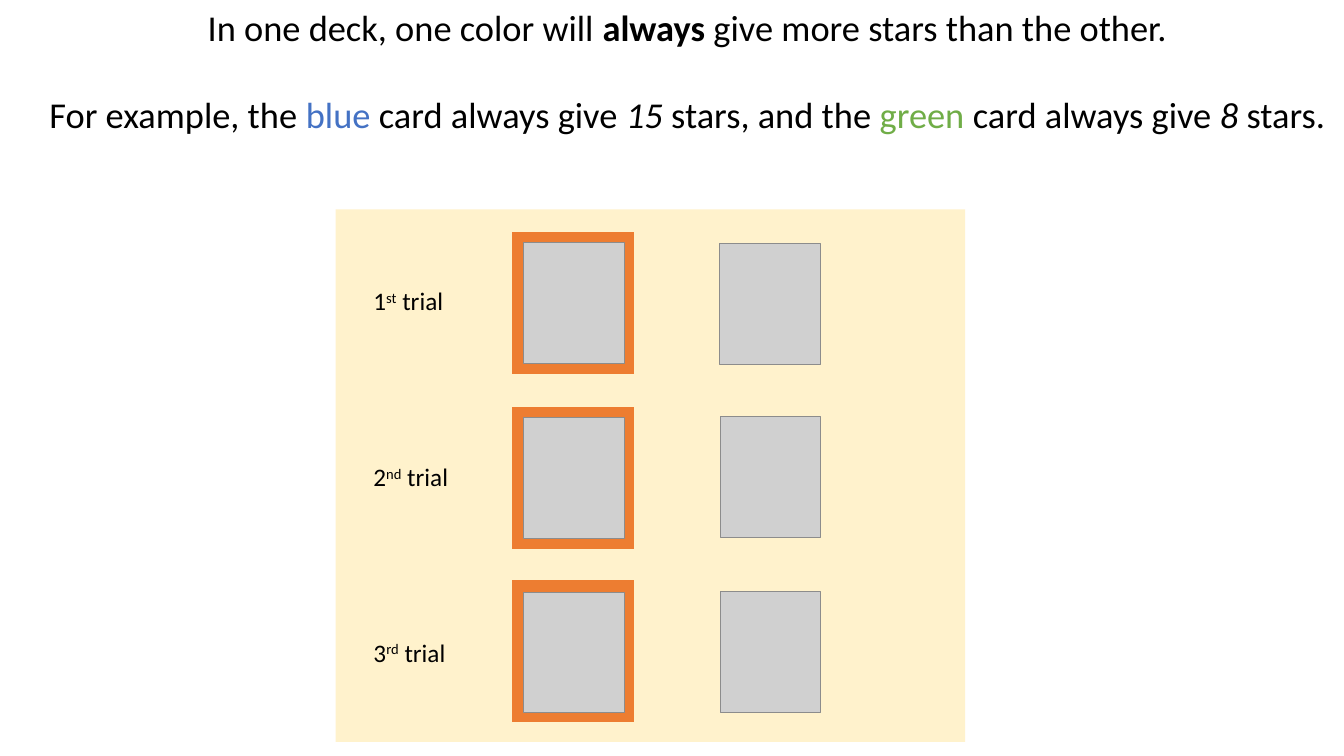
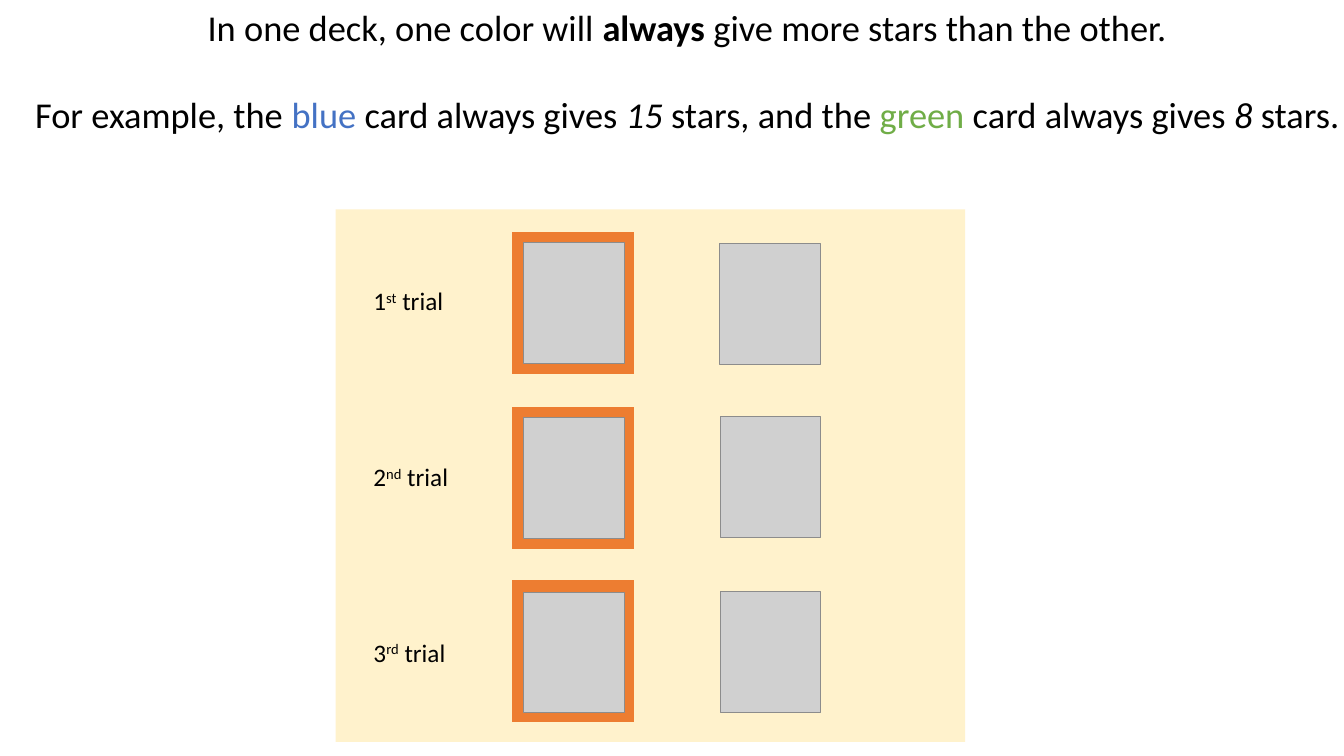
Before and after one commit to LillianXu2019/LUX-RL, a slide deck: slide 13 of images/task_instructions_lux.pptx. Drawn at 1344x756 pixels with LibreOffice and Linux fonts; fonts in the diff are those of the drawing; grey boxes stand for pictures. Boxes give left, top, right and bottom in pixels: in the first picture for what was removed or moved away, otherwise in the second. Text is boxed around its words. In the diff, an @@ line names an element or a change of style, - is before the commit and + after.

```diff
--- a/images/task_instructions_lux.pptx
+++ b/images/task_instructions_lux.pptx
@@ text "In one deck, one color ...": place and size @@
-text "In one deck, one color ..." at (49,15,1325,135)
+text "In one deck, one color ..." at (35,15,1339,135)
@@ text at (35,102,1339,135): text changed @@
-For example, the blue card always give 15 stars, and the green card always give 8 stars.
+For example, the blue card always gives 15 stars, and the green card always gives 8 stars.
```
Also in this commit, not shown: 2 other slides changed, 3 slides added, 1 other file.
